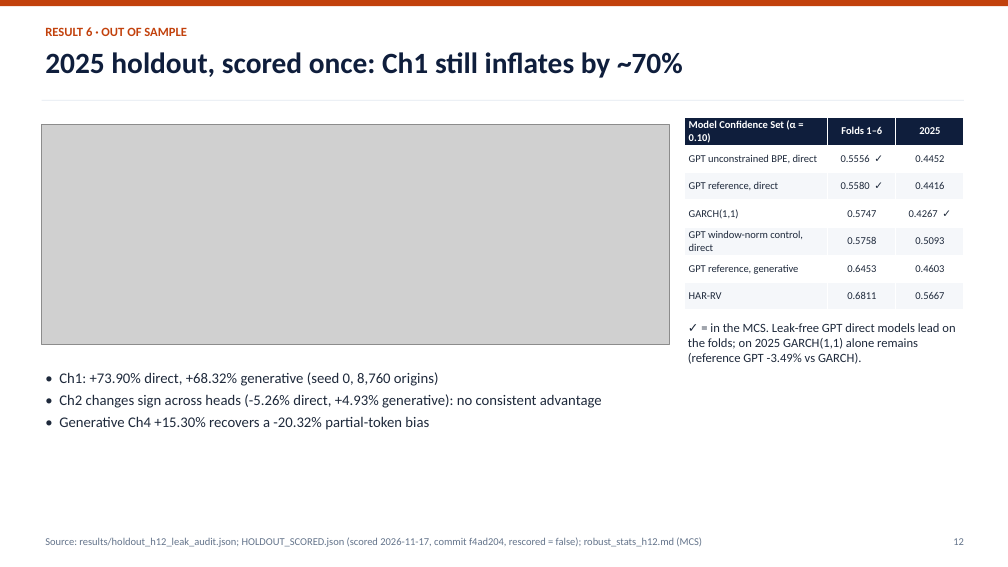
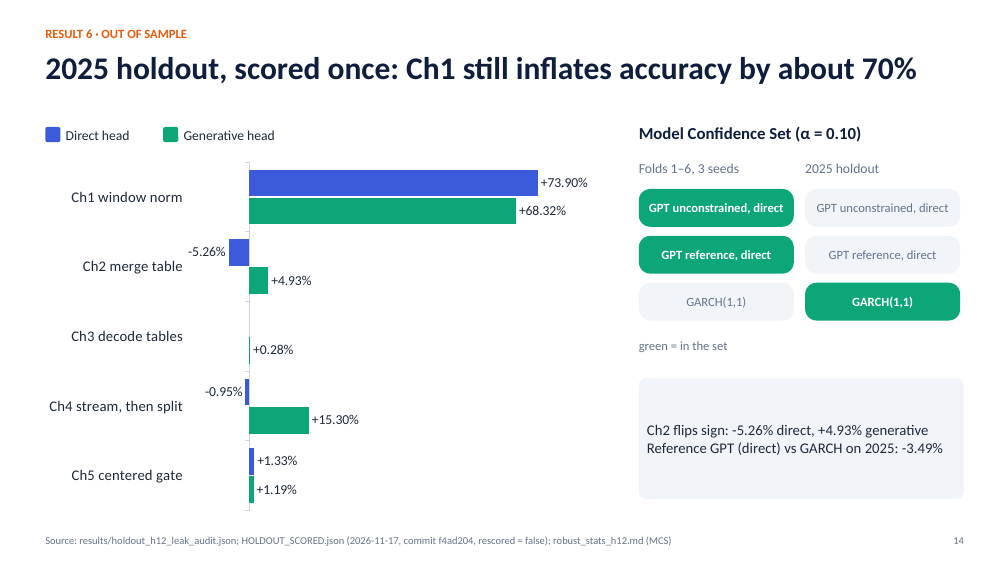
Before and after one commit to devanshjangid2005/causal-vol-tokenizer, a slide deck: slide 14 of presentation/final_presentation.pptx (slide 12 before the commit). Drawn at 1008x567 pixels with LibreOffice and Linux fonts; fonts in the diff are those of the drawing; grey boxes stand for pictures. Boxes give left, top, right and bottom in pixels: in the first picture for what was removed or moved away, otherwise in the second. Text is boxed around its words. In the diff, an @@ line names an element or a change of style, - is before the commit and + after.

```diff
--- a/presentation/final_presentation.pptx
+++ b/presentation/final_presentation.pptx
@@ rectangle removed at box(0, 0, 1008, 6) @@
@@ text "RESULT 6 · OUT OF ..." at box(45, 29, 187, 38): text colour #C2410C to #E8590C; less space between paragraphs @@
@@ text at box(45, 57, 917, 84): text changed; size 28 to 30 pt @@
-2025 holdout, scored once: Ch1 still inflates by ~70%
+2025 holdout, scored once: Ch1 still inflates accuracy by about 70%
@@ rectangle removed at box(42, 100, 964, 101) @@
@@ table removed at box(684, 117, 964, 308), 7 rows, 3 columns @@
-Model Confidence Set (α = 0.10) | Folds 1–6 | 2025
-GPT unconstrained BPE, direct | 0.5556 ✓ | 0.4452
-GPT reference, direct | 0.5580 ✓ | 0.4416
-GARCH(1,1) | 0.5747 | 0.4267 ✓
-GPT window-norm control, direct | 0.5758 | 0.5093
-GPT reference, generative | 0.6453 | 0.4603
-HAR-RV | 0.6811 | 0.5667
@@ picture removed at box(42, 125, 669, 344) @@
@@ rounded rectangle added at box(45, 127, 60, 142), fill #3B5BDB @@
@@ text added at box(66, 130, 130, 140), 13 pt, text #1E293B @@
+Direct head
@@ rounded rectangle added at box(163, 127, 178, 142), fill #0CA678 @@
@@ text added at box(184, 130, 275, 140), 13 pt, text #1E293B @@
+Generative head
@@ text added at box(639, 126, 861, 142), 16 pt, text #0F1E3C, bold @@
+Model Confidence Set (α = 0.10)
@@ bar chart added at box(38, 155, 613, 518) @@
+categories: Ch1 window norm, Ch2 merge table, Ch3 decode tables, Ch4 stream, then split, Ch5 centered gate
+Series 1: 73.9, -5.26, -, -0.95, 1.33
+Series 2: 68.32, 4.93, 0.28, 15.3, 1.19
@@ text added at box(639, 163, 739, 175), 13 pt, text #64748B @@
+Folds 1–6, 3 seeds
@@ text added at box(805, 163, 879, 173), 13 pt, text #64748B @@
+2025 holdout
@@ rounded rectangle added at box(639, 189, 794, 227), fill #0CA678, 12 pt, text #FFFFFF, bold @@
+GPT unconstrained, direct
@@ rounded rectangle added at box(805, 189, 960, 227), fill #F1F5F9, 12 pt, text #64748B @@
+GPT unconstrained, direct
@@ rounded rectangle added at box(639, 236, 794, 274), fill #0CA678, 12 pt, text #FFFFFF, bold @@
+GPT reference, direct
@@ rounded rectangle added at box(805, 236, 960, 274), fill #F1F5F9, 12 pt, text #64748B @@
+GPT reference, direct
@@ rounded rectangle added at box(639, 283, 794, 321), fill #F1F5F9, 12 pt, text #64748B @@
+GARCH(1,1)
@@ rounded rectangle added at box(805, 283, 960, 321), fill #0CA678, 12 pt, text #FFFFFF, bold @@
+GARCH(1,1)
@@ text removed at box(688, 323, 955, 364) @@
-✓ = in the MCS. Leak-free GPT direct models lead on the folds; on 2025 GARCH(1,1) alone remains (reference GPT -3.49% vs GARCH).
@@ text added at box(639, 341, 727, 352), 12 pt, text #64748B @@
+green = in the set
@@ text removed at box(59, 372, 602, 430) @@
-• Ch1: +73.90% direct, +68.32% generative (seed 0, 8,760 origins)
-• Ch2 changes sign across heads (-5.26% direct, +4.93% generative): no consistent advantage
-• Generative Ch4 +15.30% recovers a -20.32% partial-token bias
@@ rounded rectangle added at box(639, 378, 964, 499), fill #F1F5F9, 14 pt, text #1E293B @@
+Ch2 flips sign: -5.26% direct, +4.93% generative
+Reference GPT (direct) vs GARCH on 2025: -3.49%
@@ text at box(45, 536, 672, 546): text changed @@
-Source: results/holdout_h12_leak_audit.json; HOLDOUT_SCORED.json (scored 2026-11-17, commit f4ad204, rescored = false); robust_stats_h12.md (MCS)
+Source: results/holdout_h12_leak_audit.json; HOLDOUT_SCORED.json (2026-11-17, commit f4ad204, rescored = false); robust_stats_h12.md (MCS)
```
Also in this commit, not shown: 5 other slides changed, 12 slides added, 8 slides removed, 25 other files.
